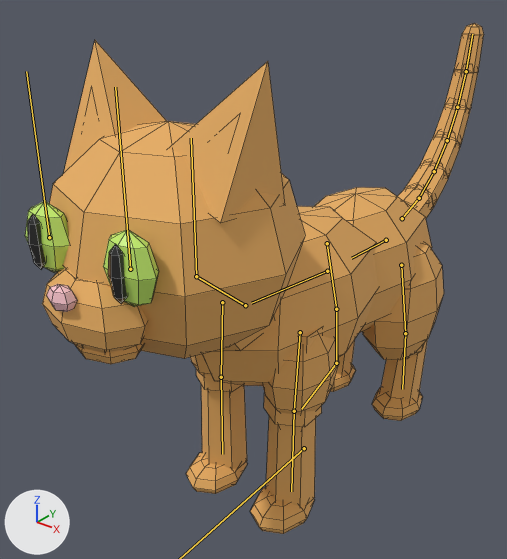
The FBX model unity/CozyCatsAssets/Assets/Cat/CatModel.fbx, before and after one commit.
Before and after are seen from a 50 mm lens placed at (0.342, -0.517, 0.506), pointed at (-0.087, 0.019, 0.174). The lights are fixed; the arrows at lower left show +X, +Y and +Z. The older version comes first. The bones that change, and the others that lie on the model, are drawn over the model as lines. Mesh edges are drawn as thin lines.

Objects in the first picture: 'CatMesh'.
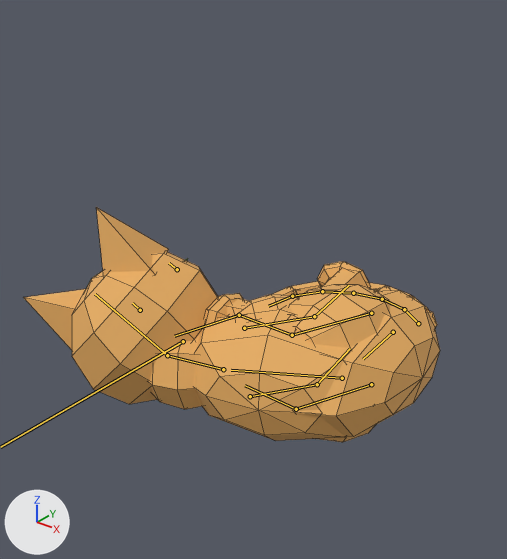
The newer file adds an action. The first version stands in its rest pose; the second is drawn at frame 37 of the action 'CatRig|Curl'.

Changed parts and their boxes (x1, y1, x2, y2) in the pictures (507 x 559 px):
```json
{"object": "CatMesh", "change": "posed", "before": [25, 23, 484, 534], "after": [23, 207, 440, 442], "on screen": "9% narrower, 54% shorter"}
{"bone": "Spine", "before": "(327, 271) to (251, 303)", "after": "(342, 378) to (231, 370)"}
{"bone": "Neck", "before": "(245, 305) to (196, 276)", "after": "(223, 369) to (167, 355)"}
{"bone": "Head", "before": "(196, 276) to (191, 138)", "after": "(167, 355) to (95, 294)"}
{"bone": "Eye.R", "before": "(130, 269) to (115, 87)", "after": "(140, 310) to (132, 303)"}
{"bone": "Eye.L", "before": "(49, 237) to (26, 71)", "after": "(177, 269) to (169, 263)"}
{"bone": "FrontUpper.R", "before": "(300, 332) to (294, 411)", "after": "(250, 396) to (317, 384)"}
{"bone": "FrontLower.R", "before": "(294, 411) to (291, 491)", "after": "(317, 384) to (350, 348)"}
{"bone": "FrontUpper.L", "before": "(222, 302) to (221, 377)", "after": "(244, 328) to (314, 316)"}
{"bone": "FrontLower.L", "before": "(221, 377) to (222, 454)", "after": "(314, 316) to (349, 285)"}
{"bone": "Thigh.R", "before": "(401, 265) to (405, 333)", "after": "(371, 384) to (296, 409)"}
{"bone": "BackLower.R", "before": "(405, 333) to (402, 389)", "after": "(296, 409) to (245, 385)"}
{"bone": "Thigh.L", "before": "(327, 243) to (336, 309)", "after": "(371, 313) to (292, 335)"}
{"bone": "BackLower.L", "before": "(336, 309) to (336, 363)", "after": "(292, 335) to (239, 315)"}
{"bone": "Tail.0", "before": "(402, 218) to (419, 198)", "after": "(418, 323) to (404, 309)"}
{"bone": "Tail.1", "before": "(419, 198) to (434, 171)", "after": "(404, 309) to (382, 299)"}
{"bone": "Tail.2", "before": "(434, 171) to (447, 140)", "after": "(382, 299) to (353, 293)"}
{"bone": "Tail.3", "before": "(447, 140) to (457, 107)", "after": "(353, 293) to (322, 291)"}
{"bone": "Tail.4", "before": "(457, 107) to (466, 71)", "after": "(322, 291) to (292, 296)"}
{"bone": "Tail.5", "before": "(466, 71) to (472, 34)", "after": "(292, 296) to (268, 306)"}
```

Edits to the scene script, one JSON object a line:
```json
{"block": "bone_root", "where": "bone_root = bpy.data.objects['CatRig'].pose.bones['Root']"}
{"op": "set", "path": "bone_root.location", "old": "(0.0, 0.0, 0.0)", "new": "(0.179, 0.0, 0.07)"}
{"op": "set", "path": "bone_root.rotation_quaternion", "old": "(1.0, 0.0, 0.0, 0.0)", "new": "(0.737, 0.0, -0.676, 0.0)", "note": "degrees (0, 0, 0) -> degrees (0, -85, 0)"}
{"block": "bone_spine", "where": "bone_spine = bpy.data.objects['CatRig'].pose.bones['Spine']  # child of 'Hips'"}
{"op": "set", "path": "bone_spine.rotation_quaternion", "old": "(1.0, 0.0, 0.0, 0.0)", "new": "(0.809, -0.588, 0.0, 0.0)", "note": "degrees (0, 0, 0) -> degrees (-72, 0, 0)"}
{"block": "bone_neck", "where": "bone_neck = bpy.data.objects['CatRig'].pose.bones['Neck']  # child of 'Spine'"}
{"op": "set", "path": "bone_neck.rotation_quaternion", "old": "(1.0, 0.0, 0.0, 0.0)", "new": "(0.906, -0.423, 0.0, 0.0)", "note": "degrees (0, 0, 0) -> degrees (-50, 0, 0)"}
{"block": "bone_head", "where": "bone_head = bpy.data.objects['CatRig'].pose.bones['Head']  # child of 'Neck'"}
{"op": "set", "path": "bone_head.rotation_quaternion", "old": "(1.0, 0.0, 0.0, 0.0)", "new": "(0.892, 0.239, -0.099, 0.37)", "note": "degrees (0, 0, 0) -> degrees (22, -21, 41)"}
{"block": "bone_eye_r", "where": "bone_eye_r = bpy.data.objects['CatRig'].pose.bones['Eye.R']  # child of 'Head'"}
{"op": "set", "path": "bone_eye_r.scale", "old": "(1.0, 1.0, 1.0)", "new": "(1.0, 0.12, 1.0)"}
{"block": "bone_eye_l", "where": "bone_eye_l = bpy.data.objects['CatRig'].pose.bones['Eye.L']  # child of 'Head'"}
{"op": "set", "path": "bone_eye_l.scale", "old": "(1.0, 1.0, 1.0)", "new": "(1.0, 0.12, 1.0)"}
{"block": "bone_frontupper_r", "where": "bone_frontupper_r = bpy.data.objects['CatRig'].pose.bones['FrontUpper.R']  # child of 'Spine'"}
{"op": "set", "path": "bone_frontupper_r.rotation_quaternion", "old": "(1.0, 0.0, 0.0, 0.0)", "new": "(0.866, -0.5, 0.0, 0.0)", "note": "degrees (0, 0, 0) -> degrees (-60, 0, 0)"}
{"block": "bone_frontlower_r", "where": "bone_frontlower_r = bpy.data.objects['CatRig'].pose.bones['FrontLower.R']  # child of 'FrontUpper.R'"}
{"op": "set", "path": "bone_frontlower_r.rotation_quaternion", "old": "(1.0, 0.0, 0.0, 0.0)", "new": "(0.906, 0.423, 0.0, 0.0)", "note": "degrees (0, 0, 0) -> degrees (50, 0, 0)"}
{"block": "bone_frontupper_l", "where": "bone_frontupper_l = bpy.data.objects['CatRig'].pose.bones['FrontUpper.L']  # child of 'Spine'"}
{"op": "set", "path": "bone_frontupper_l.rotation_quaternion", "old": "(1.0, 0.0, 0.0, 0.0)", "new": "(0.866, -0.5, 0.0, 0.0)", "note": "degrees (0, 0, 0) -> degrees (-60, 0, 0)"}
{"block": "bone_frontlower_l", "where": "bone_frontlower_l = bpy.data.objects['CatRig'].pose.bones['FrontLower.L']  # child of 'FrontUpper.L'"}
{"op": "set", "path": "bone_frontlower_l.rotation_quaternion", "old": "(1.0, 0.0, 0.0, 0.0)", "new": "(0.906, 0.423, 0.0, 0.0)", "note": "degrees (0, 0, 0) -> degrees (50, 0, 0)"}
{"block": "bone_thigh_r", "where": "bone_thigh_r = bpy.data.objects['CatRig'].pose.bones['Thigh.R']  # child of 'Hips'"}
{"op": "set", "path": "bone_thigh_r.rotation_quaternion", "old": "(1.0, 0.0, 0.0, 0.0)", "new": "(0.766, 0.643, 0.0, 0.0)", "note": "degrees (0, 0, 0) -> degrees (80, 0, 0)"}
{"block": "bone_backlower_r", "where": "bone_backlower_r = bpy.data.objects['CatRig'].pose.bones['BackLower.R']  # child of 'Thigh.R'"}
{"op": "set", "path": "bone_backlower_r.rotation_quaternion", "old": "(1.0, 0.0, 0.0, 0.0)", "new": "(0.766, -0.643, 0.0, 0.0)", "note": "degrees (0, 0, 0) -> degrees (-80, 0, 0)"}
{"block": "bone_thigh_l", "where": "bone_thigh_l = bpy.data.objects['CatRig'].pose.bones['Thigh.L']  # child of 'Hips'"}
{"op": "set", "path": "bone_thigh_l.rotation_quaternion", "old": "(1.0, 0.0, 0.0, 0.0)", "new": "(0.766, 0.643, 0.0, 0.0)", "note": "degrees (0, 0, 0) -> degrees (80, 0, 0)"}
{"block": "bone_backlower_l", "where": "bone_backlower_l = bpy.data.objects['CatRig'].pose.bones['BackLower.L']  # child of 'Thigh.L'"}
{"op": "set", "path": "bone_backlower_l.rotation_quaternion", "old": "(1.0, 0.0, 0.0, 0.0)", "new": "(0.766, -0.643, 0.0, 0.0)", "note": "degrees (0, 0, 0) -> degrees (-80, 0, 0)"}
{"block": "bone_tail_0", "where": "bone_tail_0 = bpy.data.objects['CatRig'].pose.bones['Tail.0']  # child of 'Hips'"}
{"op": "set", "path": "bone_tail_0.rotation_quaternion", "old": "(1.0, 0.0, 0.0, 0.0)", "new": "(0.819, -0.574, 0.0, 0.0)", "note": "degrees (0, 0, 0) -> degrees (-70, 0, 0)"}
{"block": "bone_tail_1", "where": "bone_tail_1 = bpy.data.objects['CatRig'].pose.bones['Tail.1']  # child of 'Tail.0'"}
{"op": "set", "path": "bone_tail_1.rotation_quaternion", "old": "(1.0, 0.0, 0.0, 0.0)", "new": "(0.951, -0.309, 0.0, 0.0)", "note": "degrees (0, 0, 0) -> degrees (-36, 0, 0)"}
{"block": "bone_tail_2", "where": "bone_tail_2 = bpy.data.objects['CatRig'].pose.bones['Tail.2']  # child of 'Tail.1'"}
{"op": "set", "path": "bone_tail_2.rotation_quaternion", "old": "(1.0, 0.0, 0.0, 0.0)", "new": "(0.951, -0.309, 0.0, 0.0)", "note": "degrees (0, 0, 0) -> degrees (-36, 0, 0)"}
{"block": "bone_tail_3", "where": "bone_tail_3 = bpy.data.objects['CatRig'].pose.bones['Tail.3']  # child of 'Tail.2'"}
{"op": "set", "path": "bone_tail_3.rotation_quaternion", "old": "(1.0, 0.0, 0.0, 0.0)", "new": "(0.951, -0.309, 0.0, 0.0)", "note": "degrees (0, 0, 0) -> degrees (-36, 0, 0)"}
{"block": "bone_tail_4", "where": "bone_tail_4 = bpy.data.objects['CatRig'].pose.bones['Tail.4']  # child of 'Tail.3'"}
{"op": "set", "path": "bone_tail_4.rotation_quaternion", "old": "(1.0, 0.0, 0.0, 0.0)", "new": "(0.951, -0.309, 0.0, 0.0)", "note": "degrees (0, 0, 0) -> degrees (-36, 0, 0)"}
{"block": "bone_tail_5", "where": "bone_tail_5 = bpy.data.objects['CatRig'].pose.bones['Tail.5']  # child of 'Tail.4'"}
{"op": "set", "path": "bone_tail_5.rotation_quaternion", "old": "(1.0, 0.0, 0.0, 0.0)", "new": "(0.951, -0.309, 0.0, 0.0)", "note": "degrees (0, 0, 0) -> degrees (-36, 0, 0)"}
```
